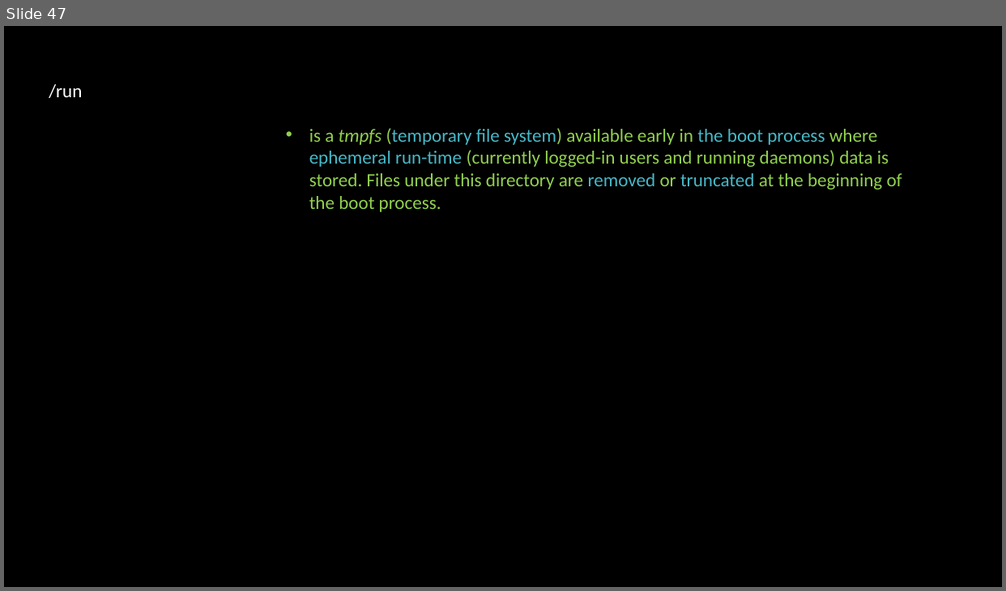
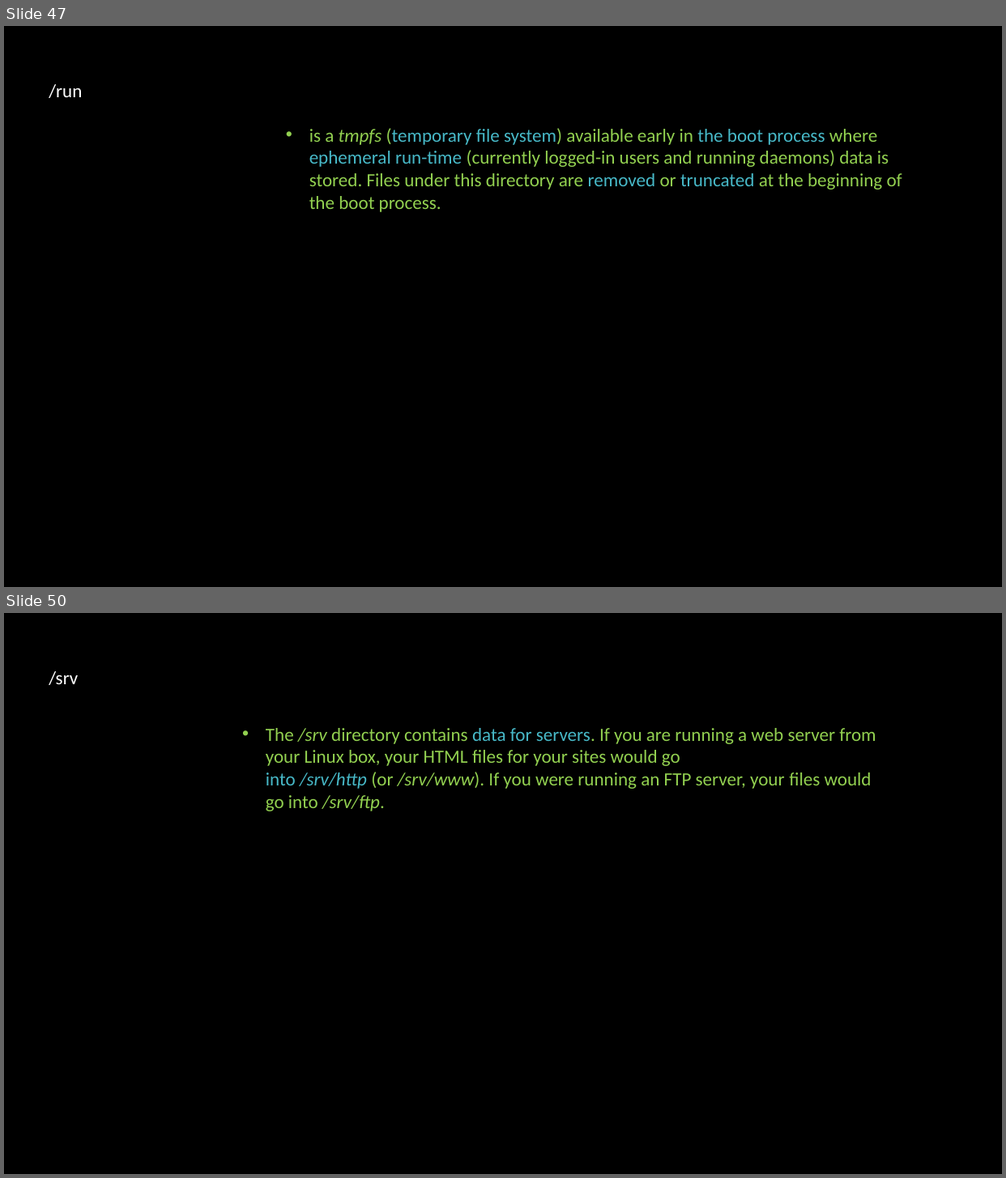
Before and after one commit to linuxfestival/introduction-to-linux-resources, a slide deck: PowerPoint/amirkabir_linux_festival.pptx. Shown one above the other, each under a label of ours: slide 47 before the commit, slides 47 and 50 after it; the slides between them are not shown. The pictures are 1006x591 and 1006x1178 pixels, drawn with LibreOffice and Linux fonts; fonts in the diff are those of the drawing. Boxes give left, top, right and bottom in pixels: in the first picture for what was removed or moved away, otherwise in the second. Text is boxed around its words. In the diff, an @@ line names an element or a change of style, - is before the commit and + after.

```diff
--- a/PowerPoint/amirkabir_linux_festival.pptx
+++ b/PowerPoint/amirkabir_linux_festival.pptx
@@ slide 50 added at box(4, 613, 1002, 1174), background #000000 @@
@@ text added at box(49, 671, 78, 685), 18 pt, text #FFFFFF @@
+/srv
@@ text added at box(266, 728, 876, 811), 18 pt, text #92D050 @@
+• The /srv directory contains data for servers. If you are running a web server from your Linux box, your HTML files for your sites would go into /srv/http (or /srv/www). If you were running an FTP server, your files would go into /srv/ftp.
```
Also in this commit, not shown: 3 slides changed, 6 other slides added.
